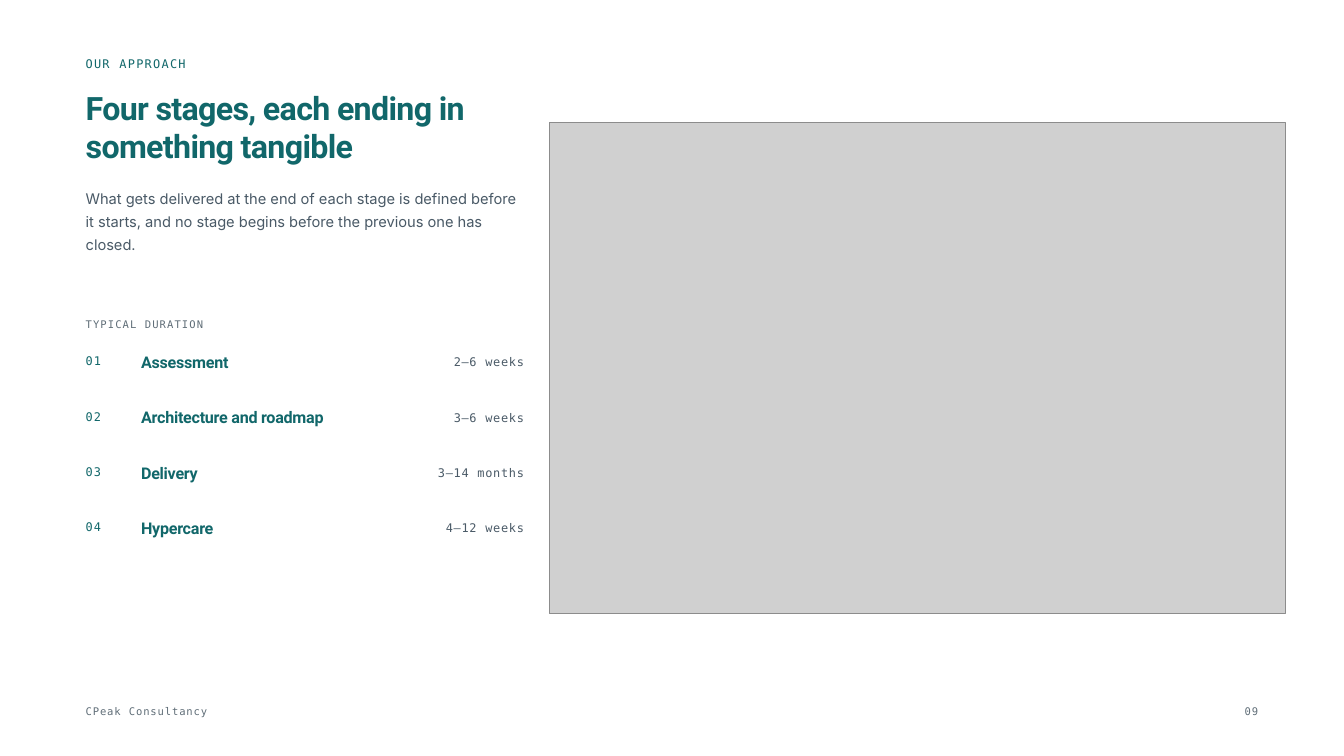
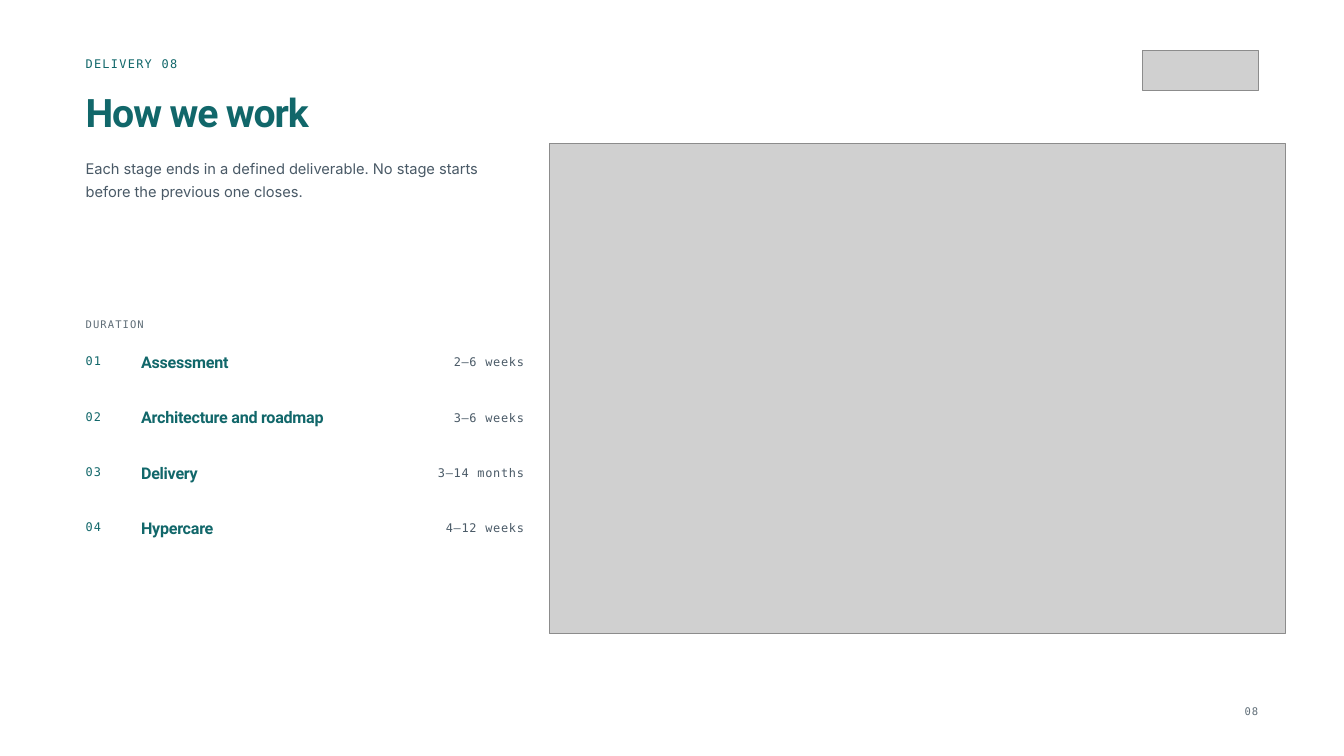
Before and after one commit to narinygt/Default, a slide deck: slide 9 of sunum/CPeak-Consultancy-Company-Overview.pptx. Drawn at 1344x756 pixels with LibreOffice and Linux fonts; fonts in the diff are those of the drawing; grey boxes stand for pictures. Boxes give left, top, right and bottom in pixels: in the first picture for what was removed or moved away, otherwise in the second. Text is boxed around its words. In the diff, an @@ line names an element or a change of style, - is before the commit and + after.

```diff
--- a/sunum/CPeak-Consultancy-Company-Overview.pptx
+++ b/sunum/CPeak-Consultancy-Company-Overview.pptx
@@ text at (86,59,178,68): text changed @@
-OUR APPROACH
+DELIVERY 08
@@ picture added at (1142,50,1258,91) @@
@@ text removed at (86,96,465,165) @@
-Four stages, each ending in something tangible
@@ text added at (86,97,309,128), 28 pt, text #11676A, bold @@
+How we work
@@ picture: place and size @@
-picture at (549,123,1286,614)
+picture at (549,143,1286,634)
@@ text at (86,163,478,200): text changed @@
-What gets delivered at the end of each stage is defined before it starts, and no stage begins before the previous one has closed.
+Each stage ends in a defined deliverable. No stage starts before the previous one closes.
@@ text at (86,315,524,335): text changed @@
-TYPICAL DURATION
+DURATION
@@ text removed at (86,707,207,717) @@
-CPeak Consultancy
```
Also in this commit, not shown: 5 other slides changed, 7 slides added, 6 slides removed, 10 other files.
